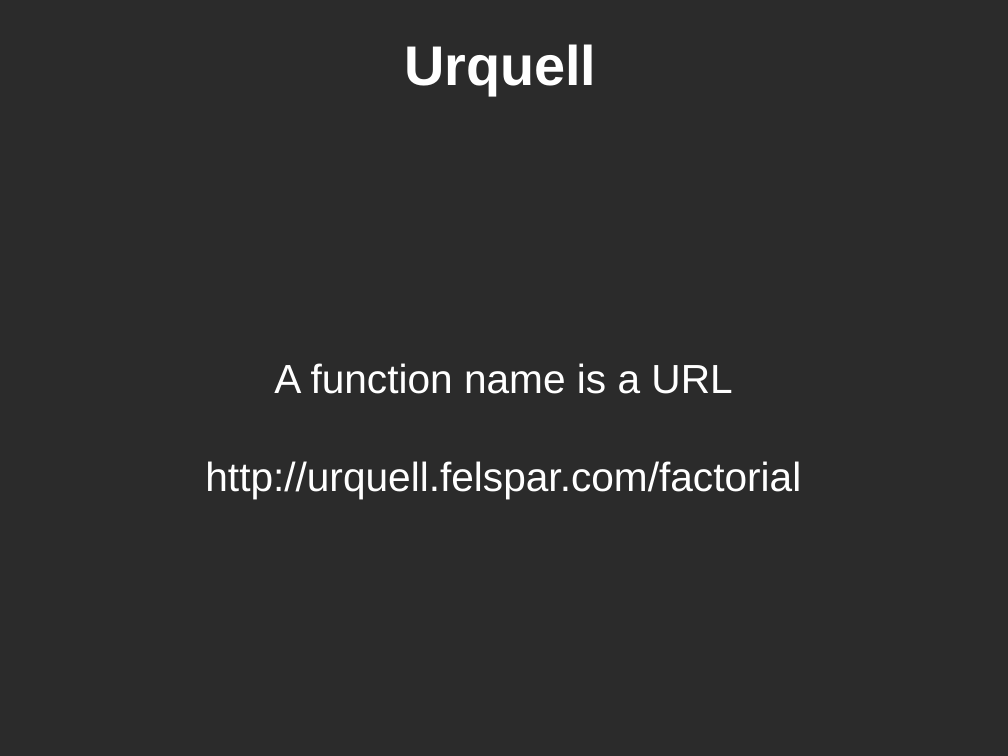
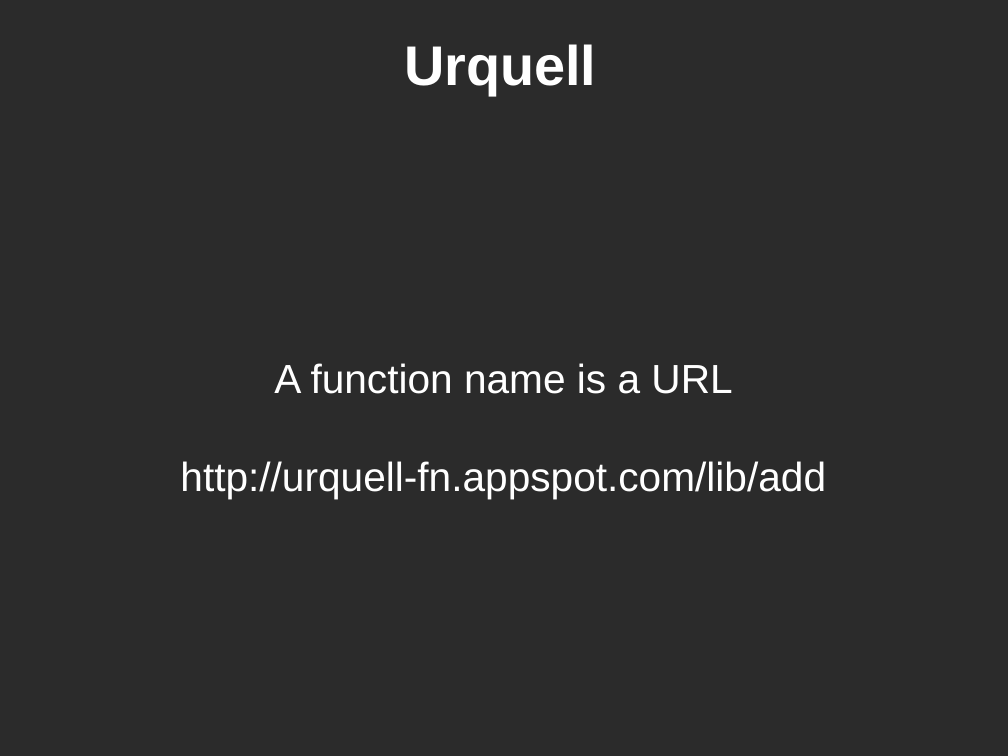
Before and after one commit to KayEss/urquell, a slide deck: slide 2 of Documentation/Introduction to Urquell.odp (slide 3 before the commit). Drawn at 1008x756 pixels with LibreOffice and Linux fonts; fonts in the diff are those of the drawing; background and template pictures are left out; a plain dark background stands for a picture behind light text. Boxes give left, top, right and bottom in pixels: in the first picture for what was removed or moved away, otherwise in the second. Text is boxed around its words. In the diff, an @@ line names an element or a change of style, - is before the commit and + after.

Commit message:
Updated the slides to reflect what Urquell can actually do right now.

```diff
--- a/Documentation/Introduction to Urquell.odp
+++ b/Documentation/Introduction to Urquell.odp
@@ subtitle at <box>180,461,826,499</box>: text changed @@
-http://urquell.felspar.com/factorial
+http://urquell-fn.appspot.com/lib/add
```
Also in this commit, not shown: 4 other slides changed, 6 slides removed.
